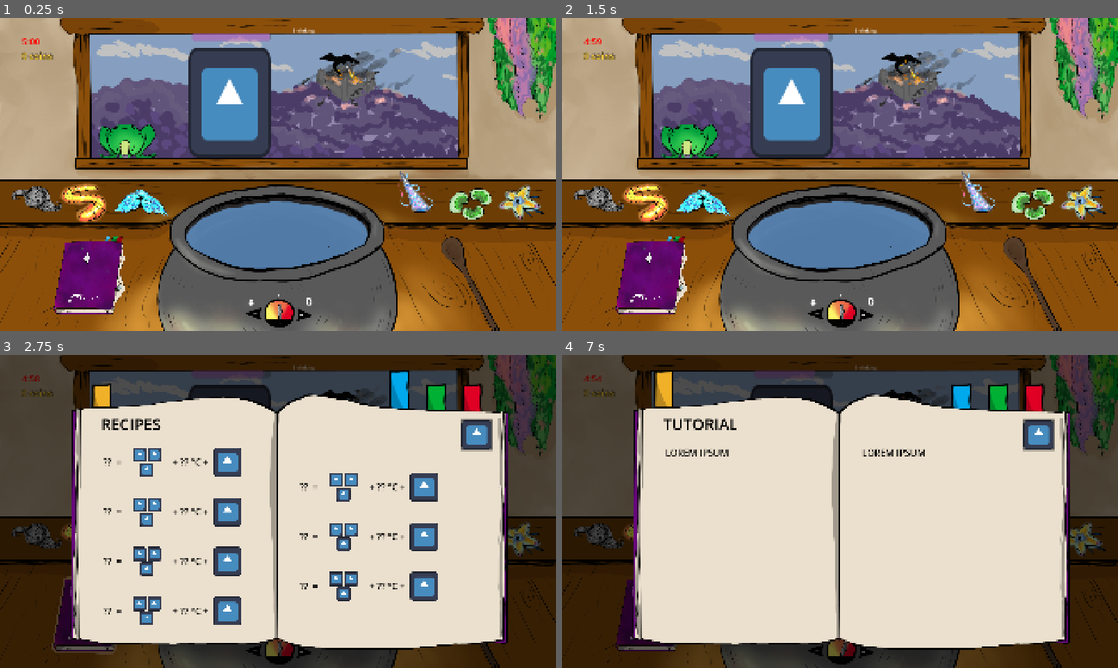
Above: before the commit, frames 1-4 (two rows, left to right).
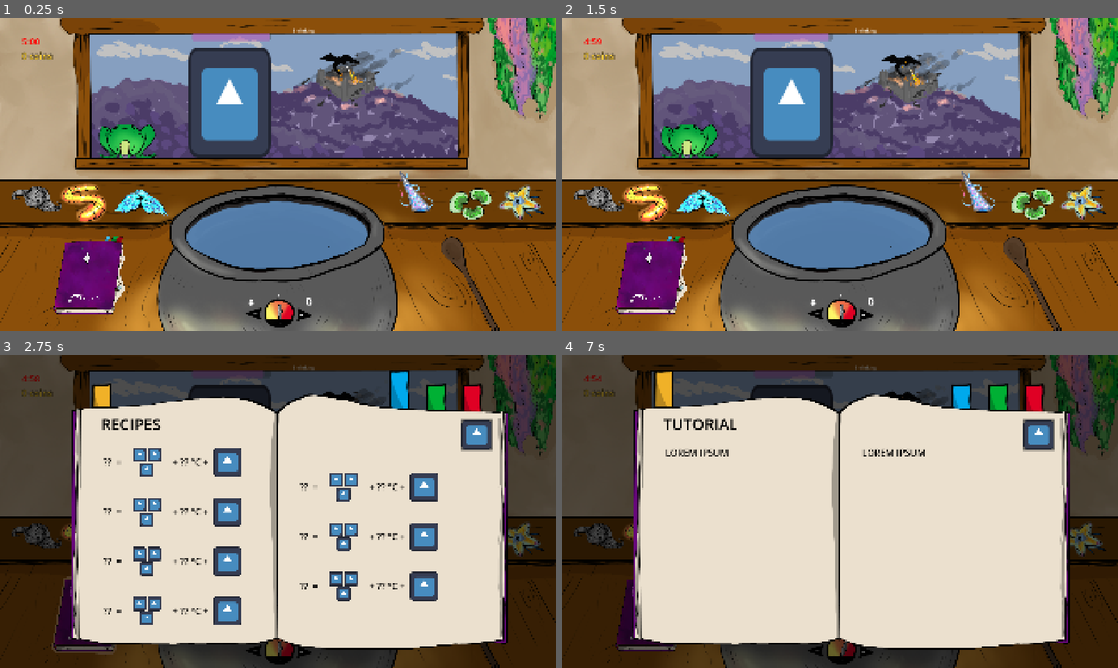
Above: after the commit, the same moments.

Repository: Eko199/Sugaming-Game-Jam-2026
Game: Godot game, scene res://main.tscn
Two runs of this game, one before a commit and one after it. Both use one fixed random seed, a clock stepped at 60 frames per second and the inputs below. The engine's default icon, where the game draws it, is replaced by a stand-in: a white triangle on a blue panel in a dark square.
Inputs (mouse positions are in pixels of both pictures, inside the frame that each line leads up to):
- Up to frame 1 (0.25 s): no input
- Up to frame 2 (1.5 s): click (817, 312) at 0.5 s; click (867, 315) at 1.25 s
- Up to frame 3 (2.75 s): click (88, 611) at 2 s
- Up to frame 4 (7 s): click (1034, 411) at 2.75 s; click (1001, 411) at 3.5 s; click (962, 411) at 4.25 s; click (667, 411) at 5 s; tap Enter at 5.75 s; move the mouse to (962, 495) at 5.77 s; hold D (temp_up) 5.78-6.5 s; hold Space (open_book) 5.78-6.5 s; click (962, 495) at 5.92 s; drag from (728, 527) to (812, 574) at 6.52 s

The runs differ from the first frame. In frame 1, 0.3% of the frame differs, in the area x 18-82%, y 6-45%; in frame 2, 1.8%, in the area x 16-83%, y 5-45%; in frame 3, less than 0.1%; in frame 4, less than 0.1%.

Commit message:
Bugfixes

Diff:
--- a/globals/constants.gd
+++ b/globals/constants.gd
@@ -54,6 +54,8 @@
 # Gameplay constants
 const WATER_COLOR: Color = Color(0.40, 0.62, 0.85)
 const WATER_TINT_TIME: float = 0.4
+const WATER_DRAIN_TIME: float = 0.5
+const WATER_REFILL_TIME: float = 1.0
 const Z_WATER: int = 1
 const Z_IN_CAULDRON: int = 2
 const Z_CAULDRON_FRONT: int = 3
--- a/main.gd
+++ b/main.gd
@@ -5,6 +5,7 @@
 @onready var customer: Customer = $Customer
 @onready var spoon: TextureRect = $Spoon
 @onready var almanac: MarginContainer = $UI/ColorRect/AlmanacControl
+@onready var back_background: TextureRect = $BackBackground
 
 var rng: RandomNumberGenerator = RandomNumberGenerator.new()
 var customers_spawned: int = 0
@@ -24,6 +25,11 @@
 
 func _process(delta: float) -> void:
 	elapsed += delta
+	var radius: Vector2 = back_background.size / 2
+	var mouse_pos: Vector2 = (get_local_mouse_position() - radius) / radius
+	var dir: Vector2 = (get_local_mouse_position() - radius).normalized()
+	var length: float = mouse_pos.length()
+	back_background.position = length * dir * 4
 
 func add_time(seconds: float) -> void:
 	if is_over: return
--- a/main.tscn
+++ b/main.tscn
@@ -111,9 +111,8 @@
 scale = Vector2(0.8, 0.8)
 
 [node name="BackBackground" type="TextureRect" parent="." unique_id=1143501225]
-offset_top = -1.0
 offset_right = 1920.0
-offset_bottom = 1079.0
+offset_bottom = 1080.0
 texture = ExtResource("5_yaehf")
 
 [node name="GPUParticles2D" type="GPUParticles2D" parent="BackBackground" unique_id=1206361972]
--- a/potion_making/cauldron.gd
+++ b/potion_making/cauldron.gd
@@ -9,6 +9,8 @@
 var current_items: Array[Ingredient.TYPE] = []
 var current_temp: float = 50.0
 var current_stirring: Cons.STIR_PATTERN = Cons.STIR_PATTERN.NONE
+var refill_tween: Tween
+var _ready_done: bool = false
 
 func _ready() -> void:
 	Event.potion_served.connect(_potion_served)
@@ -19,6 +21,7 @@
 	dial.z_index = Cons.Z_CAULDRON_FRONT
 	water.self_modulate = Cons.WATER_COLOR
 	_potion_served()
+	_ready_done = true
 	update_dial()
 
 func can_accept() -> bool:
@@ -34,6 +37,18 @@
 	current_items.clear()
 	_update_water_color()
 	current_stirring = Cons.STIR_PATTERN.NONE
+	if is_node_ready() and _ready_done:
+		_refill_water()
+
+func _refill_water() -> void:
+	if refill_tween: refill_tween.kill()
+	water.position.y = 0.0
+	refill_tween = create_tween()
+	refill_tween.tween_property(water, "position:y", water.size.y, Cons.WATER_DRAIN_TIME) \
+		.set_ease(Tween.EASE_IN).set_trans(Tween.TRANS_QUAD)
+	refill_tween.tween_callback(func() -> void: water.self_modulate = Cons.WATER_COLOR)
+	refill_tween.tween_property(water, "position:y", 0.0, Cons.WATER_REFILL_TIME) \
+		.set_ease(Tween.EASE_OUT).set_trans(Tween.TRANS_QUAD)
 
 func _stirred(pattern: Cons.STIR_PATTERN) -> void:
 	current_stirring = pattern
@@ -47,7 +62,12 @@
 	var result: Dictionary = Recipe.evaluate(current_items.duplicate(), roundi(current_temp), current_stirring)
 	Event.potion_served.emit(result)
 
+func _is_spoon_held() -> bool:
+	var viewport: Viewport = get_viewport()
+	return viewport.gui_is_dragging() and viewport.gui_get_drag_data() is Spoon
+
 func _unhandled_input(event: InputEvent) -> void:
+	if _is_spoon_held(): return
 	if event.is_action('temp_down'):
 		current_temp = clamp(current_temp - Cons.TEMP_DIAL_CHANGE, 0, 100)
 		update_dial()
@@ -59,9 +79,11 @@
 	dial.rotation = PI * (current_temp / 100) - PI / 2
 
 func _on_dial_left_button_up() -> void:
+	if _is_spoon_held(): return
 	current_temp = clamp(current_temp - Cons.TEMP_DIAL_CHANGE, 0, 100)
 	update_dial()
 
 func _on_dial_right_button_up() -> void:
+	if _is_spoon_held(): return
 	current_temp = clamp(current_temp + Cons.TEMP_DIAL_CHANGE, 0, 100)
 	update_dial()
--- a/potion_making/cauldron_hitbox.gd
+++ b/potion_making/cauldron_hitbox.gd
@@ -26,11 +26,12 @@
 		if absf(step) <= Cons.STIR_MAX_STEP:
 			accumulated += step
 	last_angle = angle
-	if absf(accumulated) < TAU * Cons.STIR_AMOUNTS[cauldron.current_items.size()]: return
+	if absf(accumulated) < TAU * Cons.STIR_AMOUNTS[cauldron.current_items.size() - 1]: return
 
 	var stir_dir: Cons.STIR_PATTERN = \
 		Cons.STIR_PATTERN.CLOCKWISE if accumulated > 0 else Cons.STIR_PATTERN.COUNTERCLOCKWISE
 	accumulated = 0
+	#print(Utility.get_keyname(stir_dir, Cons.STIR_PATTERN))
 	Event.stirred.emit(stir_dir)
 
 func _reset_stir() -> void:
--- a/potion_making/ingredient.tscn
+++ b/potion_making/ingredient.tscn
@@ -9,6 +9,7 @@
 offset_right = 224.0
 offset_bottom = 224.0
 pivot_offset_ratio = Vector2(0.5, 0.5)
+mouse_default_cursor_shape = 2
 texture = ExtResource("1_x67pw")
 expand_mode = 3
 stretch_mode = 5
--- a/potion_making/spoon.gd
+++ b/potion_making/spoon.gd
@@ -24,6 +24,10 @@
 func _on_cauldron_cleared(_result = null) -> void:
 	has_ingredients = false
 	_update_cursor()
+	if is_dragging:
+		get_viewport().gui_cancel_drag()
+	else:
+		_return_to_shelf()
 
 func _update_cursor() -> void:
 	mouse_default_cursor_shape = CURSOR_POINTING_HAND if has_ingredients else CURSOR_FORBIDDEN
@@ -48,8 +52,7 @@
 func _notification(what: int) -> void:
 	if what == NOTIFICATION_DRAG_END and is_dragging:
 		is_dragging = false
-		if not is_drag_successful():
-			_return_to_shelf()
+		_return_to_shelf()
 
 func _on_mouse_entered() -> void:
 	if is_dragging or not has_ingredients: return
--- a/project.godot
+++ b/project.godot
@@ -47,11 +47,13 @@
 temp_down={
 "deadzone": 0.2,
 "events": [Object(InputEventKey,"resource_local_to_scene":false,"resource_name":"","device":-1,"window_id":0,"alt_press …(191 unchanged characters)…
+, Object(InputEventKey,"resource_local_to_scene":false,"resource_name":"","device":-1,"window_id":0,"alt_pressed":false,"shift_pressed":false,"ctrl_pressed":false,"meta_pressed":false,"pressed":false,"keycode":0,"physical_keycode":4194319,"key_label":0,"unicode":0,"location":0,"echo":false,"script":null)
 ]
 }
 temp_up={
 "deadzone": 0.2,
 "events": [Object(InputEventKey,"resource_local_to_scene":false,"resource_name":"","device":-1,"window_id":0,"alt_press …(192 unchanged characters)…
+, Object(InputEventKey,"resource_local_to_scene":false,"resource_name":"","device":-1,"window_id":0,"alt_pressed":false,"shift_pressed":false,"ctrl_pressed":false,"meta_pressed":false,"pressed":false,"keycode":0,"physical_keycode":4194321,"key_label":0,"unicode":0,"location":0,"echo":false,"script":null)
 ]
 }
 stir_clock={
